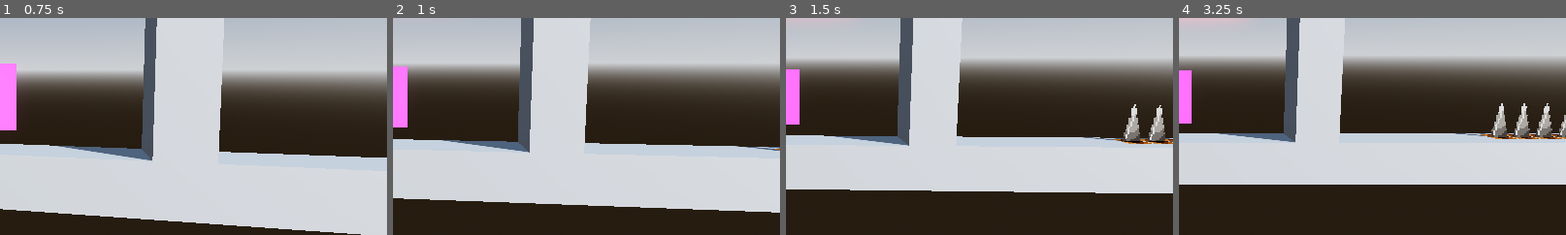
Above: before the commit, frames 1-4 (left to right).
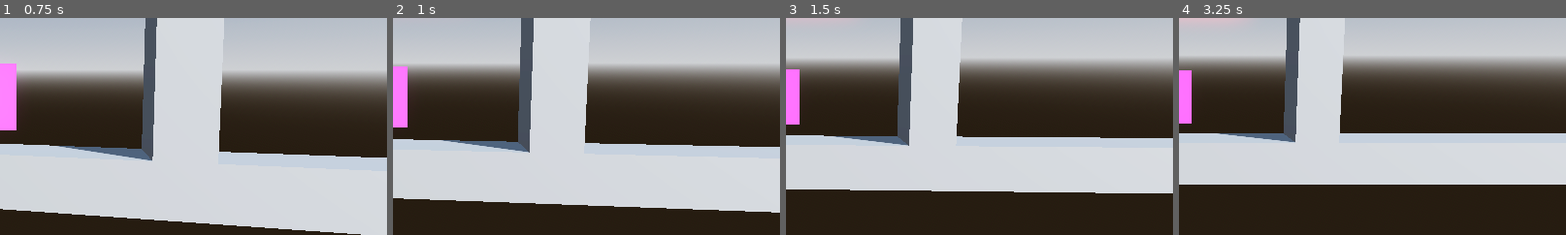
Above: after the commit, the same moments.

Repository: daniel-abbott/NinjaPlatformerGame
Game: Godot game, scene res://Levels/Sandbox.tscn
Two runs of this game, one before a commit and one after it. Both use one fixed random seed, a clock stepped at 60 frames per second and the inputs below.
Inputs:
- Up to frame 1 (0.75 s): no input
- Up to frame 2 (1 s): no input
- Up to frame 3 (1.5 s): no input
- Up to frame 4 (3.25 s): no input
The pictures show only the part of the screen within x 50-100%, y 32-82%; the shares and areas given below are measured in that part.

Frame 1 is identical in both runs. In frame 2, less than 0.1% of the frame differs, in the area x 88-100%, y 58-62%; in frame 3, 1.2%; in frame 4, 1.6%, in the area x 71-100%, y 39-56%.

Commit message:
preparation for level switching

Diff:
--- /dev/null
+++ b/Actors/Player/Player.tscn
@@ -0,0 +1,37 @@
+[gd_scene load_steps=5 format=3 uid="uid://bghdbw3mw3emy"]
+
+[ext_resource type="Script" path="res://Actors/Player/Player.gd" id="1_2umlm"]
+
+[sub_resource type="SpriteFrames" id="SpriteFrames_6shjk"]
+
+[sub_resource type="CapsuleShape3D" id="CapsuleShape3D_00qtp"]
+
+[sub_resource type="PlaceholderTexture2D" id="PlaceholderTexture2D_ev432"]
+size = Vector2(64, 128)
+
+[node name="Player" type="CharacterBody3D" groups=["Player"]]
+transform = Transform3D(1, 0, 0, 0, 1, 0, 0, 0, 1, -6.1863, 2, 0)
+axis_lock_linear_z = true
+script = ExtResource("1_2umlm")
+
+[node name="AnimatedSprite3D" type="AnimatedSprite3D" parent="."]
+billboard = 2
+sprite_frames = SubResource("SpriteFrames_6shjk")
+
+[node name="CollisionShape3D" type="CollisionShape3D" parent="."]
+shape = SubResource("CapsuleShape3D_00qtp")
+
+[node name="PlaceholderSprite" type="Sprite3D" parent="."]
+billboard = 2
+shaded = true
+texture = SubResource("PlaceholderTexture2D_ev432")
+
+[node name="CameraPivot" type="Node3D" parent="."]
+
+[node name="CameraPosition" type="Node3D" parent="CameraPivot"]
+transform = Transform3D(1, 0, 0, 0, 1, 0, 0, 0, 1, 0, 1, 9)
+
+[node name="Camera3D" type="Camera3D" parent="CameraPivot/CameraPosition"]
+top_level = true
+current = true
+fov = 60.0
--- /dev/null
+++ b/Components/HealthComponent.tscn
@@ -0,0 +1,6 @@
+[gd_scene load_steps=2 format=3 uid="uid://c1wxbcv061s16"]
+
+[ext_resource type="Script" path="res://Components/HealthComponent.gd" id="1_q11w5"]
+
+[node name="HealthComponent" type="Node"]
+script = ExtResource("1_q11w5")
--- a/Components/Code/HitboxComponent.gd
+++ b/Components/HitboxComponent.gd
@@ -8,6 +8,6 @@
 	area_entered.connect(hit)
 
 
-func hit(otherArea: Area2D):
+func hit(otherArea: Area3D):
 	if otherArea is HurtboxComponent:
 		otherArea.applyDamage(_healthComponent)
--- /dev/null
+++ b/Components/HitboxComponent.tscn
@@ -0,0 +1,9 @@
+[gd_scene load_steps=3 format=3 uid="uid://bbaxv5b3kphwg"]
+
+[ext_resource type="Script" path="res://Components/HitboxComponent.gd" id="1_rc25a"]
+[ext_resource type="PackedScene" uid="uid://c1wxbcv061s16" path="res://Components/HealthComponent.tscn" id="2_wjhn8"]
+
+[node name="HitboxComponent" type="Node"]
+script = ExtResource("1_rc25a")
+
+[node name="HealthComponent" parent="." instance=ExtResource("2_wjhn8")]
--- /dev/null
+++ b/Components/HurtboxComponent.tscn
@@ -0,0 +1,6 @@
+[gd_scene load_steps=2 format=3 uid="uid://cpimw4ari1wm7"]
+
+[ext_resource type="Script" path="res://Components/HurtboxComponent.gd" id="1_0g1cw"]
+
+[node name="HurtboxComponent" type="Node"]
+script = ExtResource("1_0g1cw")
--- a/Components/Nodes/HealthComponent.tscn
+++ /dev/null
@@ -1,6 +0,0 @@
-[gd_scene load_steps=2 format=3 uid="uid://c1wxbcv061s16"]
-
-[ext_resource type="Script" path="res://Components/Code/HealthComponent.gd" id="1_oiw1a"]
-
-[node name="HealthComponent" type="Node"]
-script = ExtResource("1_oiw1a")
--- a/Components/Nodes/HitboxComponent.tscn
+++ /dev/null
@@ -1,9 +0,0 @@
-[gd_scene load_steps=3 format=3 uid="uid://bbaxv5b3kphwg"]
-
-[ext_resource type="Script" path="res://Components/Code/HitboxComponent.gd" id="1_7jddx"]
-[ext_resource type="PackedScene" uid="uid://c1wxbcv061s16" path="res://Components/Nodes/HealthComponent.tscn" id="2_wjhn8"]
-
-[node name="HitboxComponent" type="Node"]
-script = ExtResource("1_7jddx")
-
-[node name="HealthComponent" parent="." instance=ExtResource("2_wjhn8")]
--- a/Components/Nodes/HurtboxComponent.tscn
+++ /dev/null
@@ -1,6 +0,0 @@
-[gd_scene load_steps=2 format=3 uid="uid://cpimw4ari1wm7"]
-
-[ext_resource type="Script" path="res://Components/Code/HurtboxComponent.gd" id="1_33hv6"]
-
-[node name="HurtboxComponent" type="Node"]
-script = ExtResource("1_33hv6")
--- /dev/null
+++ b/Levels/BuildingBlocks/LevelTransition.gd
@@ -0,0 +1,18 @@
+class_name LevelTransition
+extends Area3D
+
+@export var nextLevel: PackedScene
+
+# Called when the node enters the scene tree for the first time.
+func _ready():
+	body_entered.connect(collide)
+
+
+func collide(body: Node3D):
+	print(nextLevel)
+	if nextLevel != null:
+		if body.is_in_group("Player"):
+			print("Hello World")
+			var curScene = get_tree().current_scene
+			if curScene is GameManager:
+				curScene.loadLevel(nextLevel);
--- a/Levels/BuildingBlocks/Spike.tscn
+++ /dev/null
@@ -1,32 +0,0 @@
-[gd_scene load_steps=5 format=3 uid="uid://44igykiaw8ch"]
-
-[ext_resource type="Texture2D" uid="uid://b1btblipgtq4j" path="res://Assets/spikeEmitter.png" id="1_lmids"]
-[ext_resource type="Texture2D" uid="uid://gb8xmql0no0b" path="res://Assets/spike.png" id="2_2qgj7"]
-[ext_resource type="Script" path="res://Components/Code/HurtboxComponent.gd" id="3_q7ych"]
-
-[sub_resource type="ConvexPolygonShape3D" id="ConvexPolygonShape3D_qcwkh"]
-points = PackedVector3Array(0, 1, 0, -0.45, -1, 0.15, 0.45, -1, 0.15, 0, -1, 0.4, 0, -1, -0.4)
-
-[node name="Spike" type="Node3D"]
-
-[node name="SpikeEmitter" type="Sprite3D" parent="."]
-transform = Transform3D(1, 0, 0, 0, 1, 0, 0, 0, 1, 0, 0.001, 0)
-pixel_size = 0.042
-axis = 1
-texture_filter = 2
-texture = ExtResource("1_lmids")
-
-[node name="Spike" type="Sprite3D" parent="SpikeEmitter"]
-transform = Transform3D(1, 0, 0, 0, 1, 0, 0, 0, 1, 0, 0.419642, 0)
-pixel_size = 0.042
-billboard = 2
-alpha_cut = 1
-texture_filter = 0
-texture = ExtResource("2_2qgj7")
-
-[node name="HurtboxComponent" type="Area3D" parent="SpikeEmitter/Spike"]
-script = ExtResource("3_q7ych")
-
-[node name="CollisionShape3D" type="CollisionShape3D" parent="SpikeEmitter/Spike/HurtboxComponent"]
-transform = Transform3D(0.423142, 0, 0, 0, 0.423142, 0, 0, 0, 0.423142, 0, 0, 0)
-shape = SubResource("ConvexPolygonShape3D_qcwkh")
--- a/Levels/BuildingBlocks/SpikeArray.gd
+++ /dev/null
@@ -1,23 +0,0 @@
-@tool
-class_name SpikeArray
-extends Node3D
-
-@export var SpikeCount: int = 4;
-@export var SpikeDistance: float = .55;
-var spikeScene: PackedScene = preload("res://Levels/BuildingBlocks/Spike.tscn")
-
-# Called when the node enters the scene tree for the first time.
-func _ready():
-	var distance: float = 0;
-	for i in SpikeCount:
-		var newSpike = spikeScene.instantiate()
-		newSpike.position.x += distance
-		distance+= SpikeDistance
-		add_child(newSpike)
-		newSpike.owner = get_tree().edited_scene_root
-
-
-
-# Called every frame. 'delta' is the elapsed time since the previous frame.
-func _process(delta):
-	pass
--- a/Levels/BuildingBlocks/SpikeArray.tscn
+++ /dev/null
@@ -1,6 +0,0 @@
-[gd_scene load_steps=2 format=3 uid="uid://b1e8dra6k7bfc"]
-
-[ext_resource type="Script" path="res://Levels/BuildingBlocks/SpikeArray.gd" id="1_cry16"]
-
-[node name="SpikeArray" type="Node3D"]
-script = ExtResource("1_cry16")
--- /dev/null
+++ b/Levels/Core/Level.gd
@@ -0,0 +1,12 @@
+class_name Level
+extends PackedScene
+
+
+# Called when the node enters the scene tree for the first time.
+func _ready():
+	pass # Replace with function body.
+
+
+# Called every frame. 'delta' is the elapsed time since the previous frame.
+func _process(delta):
+	pass
--- /dev/null
+++ b/Levels/GameManager.gd
@@ -0,0 +1,17 @@
+class_name GameManager
+extends Node
+
+@onready var _levelNode: Node = $LoadedLevel
+
+
+# Called when the node enters the scene tree for the first time.
+func _ready():
+	pass # Replace with function body.
+
+
+
+func loadLevel(level: PackedScene):
+	if _levelNode != null:
+		for childNode in _levelNode.get_children():
+			childNode.queue_free()
+		_levelNode.add_child(level.instantiate())
--- /dev/null
+++ b/Levels/GameManager.tscn
@@ -0,0 +1,10 @@
+[gd_scene load_steps=2 format=3 uid="uid://5kcwusxhues2"]
+
+[ext_resource type="Script" path="res://Levels/GameManager.gd" id="1_x5h74"]
+
+[node name="MainScene" type="Node"]
+script = ExtResource("1_x5h74")
+
+[node name="MainCamera" type="Camera3D" parent="."]
+
+[node name="LoadedLevel" type="Node" parent="."]
--- a/Levels/Sandbox.tscn
+++ b/Levels/Sandbox.tscn
@@ -1,9 +1,9 @@
-[gd_scene load_steps=17 format=3 uid="uid://bw2ormxsco84x"]
+[gd_scene load_steps=16 format=3 uid="uid://bw2ormxsco84x"]
 
 [ext_resource type="Script" path="res://Actors/Player/Player.gd" id="1_ttirv"]
 [ext_resource type="Script" path="res://Temp/HideTest.gd" id="2_f1xrt"]
-[ext_resource type="PackedScene" uid="uid://44igykiaw8ch" path="res://Levels/BuildingBlocks/Spike.tscn" id="3_3027x"]
-[ext_resource type="PackedScene" uid="uid://b1e8dra6k7bfc" path="res://Levels/BuildingBlocks/SpikeArray.tscn" id="4_2khtb"]
+[ext_resource type="Script" path="res://Levels/BuildingBlocks/LevelTransition.gd" id="3_c3k8k"]
+[ext_resource type="PackedScene" uid="uid://5kcwusxhues2" path="res://Levels/GameManager.tscn" id="4_evuru"]
 
 [sub_resource type="SpriteFrames" id="SpriteFrames_6shjk"]
 
@@ -42,35 +42,7 @@
 material = SubResource("StandardMaterial3D_ohq1r")
 size = Vector3(3, 1, 1)
 
-[sub_resource type="GDScript" id="GDScript_jt4ri"]
-script/source = "class_name Spike
-extends Node3D
-
-
-# Called when the node enters the scene tree for the first time.
-func _ready():
-	pass # Replace with function body.
-
-
-# Called every frame. 'delta' is the elapsed time since the previous frame.
-func _process(delta):
-	pass
-"
-
-[sub_resource type="GDScript" id="GDScript_fd1fj"]
-script/source = "class_name Spike
-extends Node3D
-
-
-# Called when the node enters the scene tree for the first time.
-func _ready():
-	pass # Replace with function body.
-
-
-# Called every frame. 'delta' is the elapsed time since the previous frame.
-func _process(delta):
-	pass
-"
+[sub_resource type="BoxShape3D" id="BoxShape3D_x6qqs"]
 
 [node name="Sandbox" type="Node3D"]
 
@@ -116,7 +88,7 @@
 transform = Transform3D(-1, 8.74228e-08, 0, -8.74228e-08, -1, 0, 0, 0, 1, 23, 11, 0)
 size = Vector3(1, 5, 1)
 
-[node name="Player" type="CharacterBody3D" parent="."]
+[node name="Player" type="CharacterBody3D" parent="." groups=["Player"]]
 transform = Transform3D(1, 0, 0, 0, 1, 0, 0, 0, 1, -6.1863, 2, 0)
 axis_lock_linear_z = true
 script = ExtResource("1_ttirv")
@@ -171,54 +143,10 @@
 transform = Transform3D(1, 0, 0, 0, 1, 0, 0, 0, 1, -6, 4, -1)
 mesh = SubResource("BoxMesh_fx0d6")
 
-[node name="SpikeArray" parent="." instance=ExtResource("4_2khtb")]
-transform = Transform3D(1, 0, 0, 0, 1, 0, 0, 0, 1, 1.67489, 0.501194, -0.111965)
-SpikeCount = 5
+[node name="LevelTransition" type="Area3D" parent="."]
+transform = Transform3D(1, 0, 0, 0, 1, 0, 0, 0, 1, 0, 1.5431, 0.263197)
+script = ExtResource("3_c3k8k")
+nextLevel = ExtResource("4_evuru")
 
-[node name="Spike" parent="SpikeArray" instance=ExtResource("3_3027x")]
-script = SubResource("GDScript_jt4ri")
-
-[node name="@Node3D@128767" parent="SpikeArray" instance=ExtResource("3_3027x")]
-transform = Transform3D(1, 0, 0, 0, 1, 0, 0, 0, 1, 0.55, 0, 0)
-script = SubResource("GDScript_jt4ri")
-
-[node name="@Node3D@128768" parent="SpikeArray" instance=ExtResource("3_3027x")]
-transform = Transform3D(1, 0, 0, 0, 1, 0, 0, 0, 1, 1.1, 0, 0)
-script = SubResource("GDScript_jt4ri")
-
-[node name="@Node3D@128769" parent="SpikeArray" instance=ExtResource("3_3027x")]
-transform = Transform3D(1, 0, 0, 0, 1, 0, 0, 0, 1, 1.65, 0, 0)
-script = SubResource("GDScript_jt4ri")
-
-[node name="@Node3D@129451" parent="SpikeArray" instance=ExtResource("3_3027x")]
-script = SubResource("GDScript_fd1fj")
-
-[node name="@Node3D@129452" parent="SpikeArray" instance=ExtResource("3_3027x")]
-transform = Transform3D(1, 0, 0, 0, 1, 0, 0, 0, 1, 0.55, 0, 0)
-script = SubResource("GDScript_fd1fj")
-
-[node name="@Node3D@129453" parent="SpikeArray" instance=ExtResource("3_3027x")]
-transform = Transform3D(1, 0, 0, 0, 1, 0, 0, 0, 1, 1.1, 0, 0)
-script = SubResource("GDScript_fd1fj")
-
-[node name="@Node3D@129454" parent="SpikeArray" instance=ExtResource("3_3027x")]
-transform = Transform3D(1, 0, 0, 0, 1, 0, 0, 0, 1, 1.65, 0, 0)
-script = SubResource("GDScript_fd1fj")
-
-[node name="@Node3D@129455" parent="SpikeArray" instance=ExtResource("3_3027x")]
-transform = Transform3D(1, 0, 0, 0, 1, 0, 0, 0, 1, 2.2, 0, 0)
-script = SubResource("GDScript_fd1fj")
-
-[node name="@Node3D@138022" type="Node3D" parent="SpikeArray" instance=ExtResource("3_3027x")]
-
-[node name="@Node3D@138023" type="Node3D" parent="SpikeArray" instance=ExtResource("3_3027x")]
-transform = Transform3D(1, 0, 0, 0, 1, 0, 0, 0, 1, 0.55, 0, 0)
-
-[node name="@Node3D@138024" type="Node3D" parent="SpikeArray" instance=ExtResource("3_3027x")]
-transform = Transform3D(1, 0, 0, 0, 1, 0, 0, 0, 1, 1.1, 0, 0)
-
-[node name="@Node3D@138025" type="Node3D" parent="SpikeArray" instance=ExtResource("3_3027x")]
-transform = Transform3D(1, 0, 0, 0, 1, 0, 0, 0, 1, 1.65, 0, 0)
-
-[node name="@Node3D@138026" type="Node3D" parent="SpikeArray" instance=ExtResource("3_3027x")]
-transform = Transform3D(1, 0, 0, 0, 1, 0, 0, 0, 1, 2.2, 0, 0)
+[node name="CollisionShape3D" type="CollisionShape3D" parent="LevelTransition"]
+shape = SubResource("BoxShape3D_x6qqs")
Renamed: Components/Code/HealthComponent.gd -> Components/HealthComponent.gd
Renamed: Components/Code/HurtboxComponent.gd -> Components/HurtboxComponent.gd
